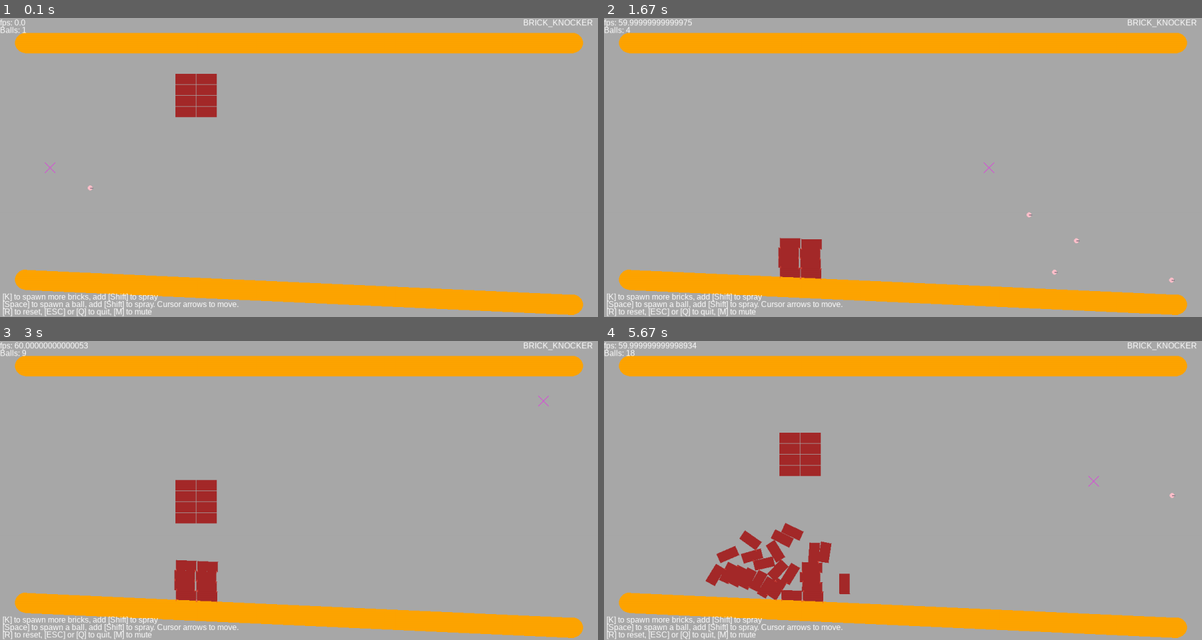
Above: before the commit, frames 1-4 (two rows, left to right).
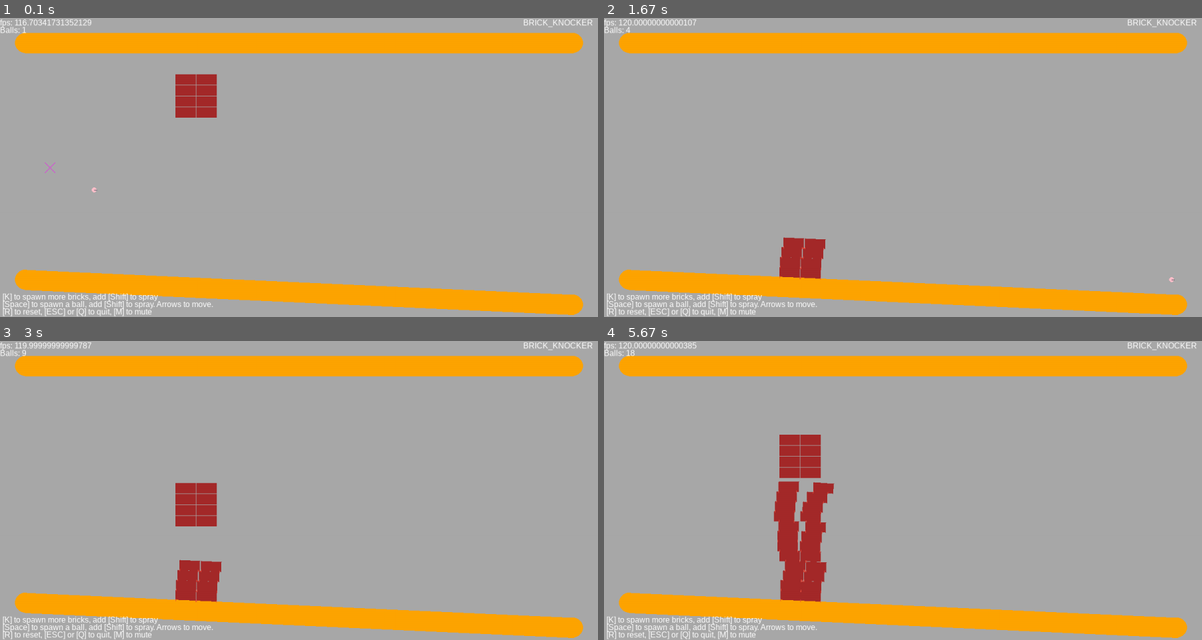
Above: after the commit, the same moments.

Repository: nrichards/pendulum2d
Game: pygame game, started from brick_knocker.py
Two runs of this game, one before a commit and one after it. Both use one fixed random seed, a clock stepped at 60 frames per second and the inputs below.
Inputs:
- Up to frame 1 (0.1 s): no input
- Up to frame 2 (1.67 s): hold D 0.33-0.8 s; hold Right 0.33-0.8 s; hold M 0.83-1.3 s; hold Right 0.83-1.3 s; tap Space at 0.9, 1.2, 1.4 s; hold Right from 1.33 s (still down)
- Up to frame 3 (3 s): tap Space at 1.7, 1.9, 2.23, 2.53, 2.73 s; release Right at 1.8 s; hold Up 1.83-2.13 s; hold Right 2.17-2.63 s; tap K at 2.32 s; hold Left from 2.67 s (still down)
- Up to frame 4 (5.67 s): tap Space at 3.03, 3.3, 3.63, 3.93, 4.07, 4.47, 4.77, 5.13, 5.53 s; release Left at 3.2 s; hold Down 3.23-3.53 s; hold Left 3.57-3.97 s; tap K at 3.72, 5.22 s; hold Up 4-4.37 s; hold Right 4.4-5.03 s; hold Down 5.07-5.43 s; hold Left from 5.47 s (still down)

The runs differ from the first frame. In frame 1, 0.4% of the frame differs, in the area x 2-40%, y 0-97%; in frame 2, 0.4%; in frame 3, 0.7%; in frame 4, 4.1%, in the area x 2-96%, y 0-97%.

Commit message:
Add optional Randomize Ball Size over time

Diff:
--- a/brick_knocker.py
+++ b/brick_knocker.py
@@ -31,6 +31,7 @@
 DEFAULT_DIRECTION = 1000, 600
 DIRECTION_TILT_RANGE_TUPLE = (-300, 300)
 DRAW_FPS = True
+TARGET_FPS = 120
 COLLISION_TYPES = {
     "ball": 1,
     "brick": 2,
@@ -42,6 +43,7 @@
 CULL_POSITION = 10 * WIDTH  # NOTE: Removes any physics bodies positioned outside this coordinate (x or y)
 DEBUG_LOG = False
 DEBUG_CAPTURE_STATE = False
+RANDOMIZE_BALL_SIZE = False
 MOVE_DAMPEN_FACTOR = 0.9
 
 
@@ -91,6 +93,7 @@
 
 class BlindSound:
     mute = DEFAULT_MUTE
+
     def __init__(self, filename):
         self.sound = None
         try:
@@ -177,19 +180,24 @@
     ball_body = pymunk.Body(1, float("inf"))
     ball_body.position = position
 
-    ball_shape = pymunk.Circle(ball_body, 5)
+    ball_shape = create_ball_shape(ball_body, 5)
+
+    ball_body.apply_impulse_at_local_point(Vec2d(*direction), (1, 1))
+
+    space.add(ball_body, ball_shape)
+
+    sfx["ball"]["catch"][0].play()
+
+    global ball_count
+    ball_count += 1
+
+
+def create_ball_shape(ball_body, radius):
+    ball_shape = pymunk.Circle(ball_body, radius)
     ball_shape.color = pygame.Color("pink")
     ball_shape.elasticity = BALL_ELASTICITY
     ball_shape.collision_type = COLLISION_TYPES["ball"]
-
-    ball_body.apply_impulse_at_local_point(Vec2d(*direction), (1, 1))
-
-    space.add(ball_body, ball_shape)
-
-    sfx["ball"]["catch"][0].play()
-
-    global ball_count
-    ball_count += 1
+    return ball_shape
 
 
 def spawn_walls(space):
@@ -292,7 +300,7 @@
 
     blit_text(font, screen, "BRICK_KNOCKER", (WIDTH - 150, 0))
     blit_text(font, screen, "[K] to spawn more bricks, add [Shift] to spray", (5, HEIGHT - 50))
-    blit_text(font, screen, "[Space] to spawn a ball, add [Shift] to spray. Cursor arrows to move.", (5, HEIGHT - 35))
+    blit_text(font, screen, "[Space] to spawn a ball, add [Shift] to spray. Arrows to move.", (5, HEIGHT - 35))
     blit_text(font, screen, "[R] to reset, [ESC] or [Q] to quit, [M] to mute", (5, HEIGHT - 20))
 
 
@@ -453,10 +461,19 @@
                 state.append(s)
 
         # Update physics
-        fps = 60
+        fps = TARGET_FPS
         dt = 1.0 / fps
         space.step(dt)
+
         move_dir = move_dir[0] * MOVE_DAMPEN_FACTOR, move_dir[1] * MOVE_DAMPEN_FACTOR
+
+        # Update objects
+        if RANDOMIZE_BALL_SIZE:
+            def randomize_circle_radius(shape):
+                new_radius = shape.radius + random.uniform(-0.4, 0.4)
+                replace_shape(shape, create_ball_shape(shape.body, new_radius))
+            circles = [shape for shape in space.shapes if isinstance(shape, pymunk.shapes.Circle)]
+            list(map(randomize_circle_radius, circles))
 
         # Info and flip screen
         draw_hud(clock, font, screen)
@@ -465,5 +482,13 @@
         clock.tick(fps)
 
 
+def replace_shape(shape, with_shape):
+    my_space = shape.space
+    shape.space.remove(shape)
+    shape.body = None
+    my_space.add(with_shape)
+    return with_shape
+
+
 if __name__ == "__main__":
     sys.exit(main())
--- a/main.py
+++ b/main.py
@@ -10,8 +10,24 @@
 # import breakout
 # breakout.main()
 
-import brick_knocker
-brick_knocker.main()
+# import brick_knocker
+# brick_knocker.main()
+
+"""
+Pymunk Examples
+"""
+
+# import sys
+# sys.argv.append('/s')
+# from pymunk.examples import newtons_cradle
+# newtons_cradle.main()
+
+# import pymunk.examples.planet
+
+# import pymunk.examples.tank
+
+from pymunk.examples import camera
+camera.main()
 
 '''
 Packages
